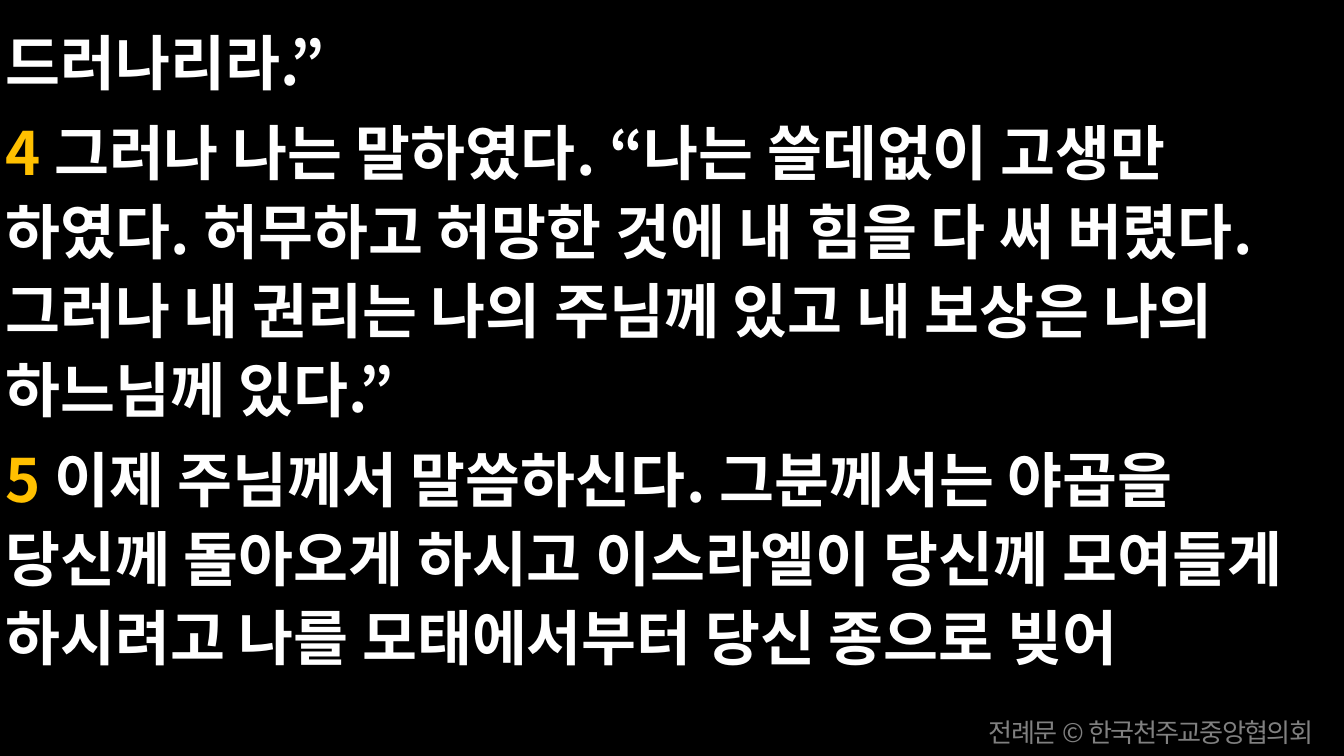
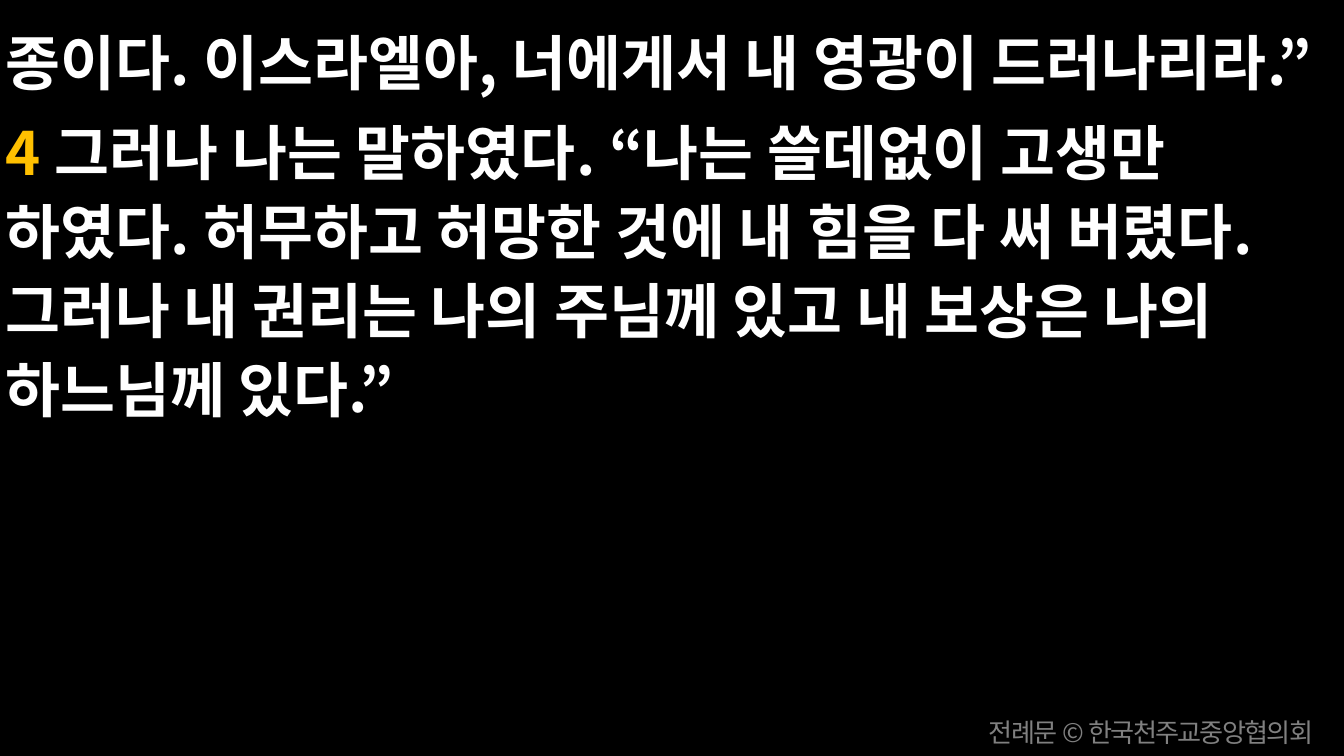
Before and after one commit to scottpark/missa_ppt, a slide deck: slide 20 of 20260624/20260624_성 요한 세례자 탄생 대축일.pptx. Drawn at 1344x756 pixels with LibreOffice and Linux fonts; fonts in the diff are those of the drawing. Boxes give left, top, right and bottom in pixels: in the first picture for what was removed or moved away, otherwise in the second. Text is boxed around its words. In the diff, an @@ line names an element or a change of style, - is before the commit and + after.

```diff
--- a/20260624/20260624_성 요한 세례자 탄생 대축일.pptx
+++ b/20260624/20260624_성 요한 세례자 탄생 대축일.pptx
@@ text at (5,35,1312,98): text changed @@
-드러나리라.”
+종이다. 이스라엘아, 너에게서 내 영광이 드러나리라.”
@@ text at (5,452,1282,666): paragraph removed @@
-5 이제 주님께서 말씀하신다. 그분께서는 야곱을 당신께 돌아오게 하시고 이스라엘이 당신께 모여들게 하시려고 나를 모태에서부터 당신 종으로 빚어
```
Also in this commit, not shown: 5 other slides changed, 9 other files.
